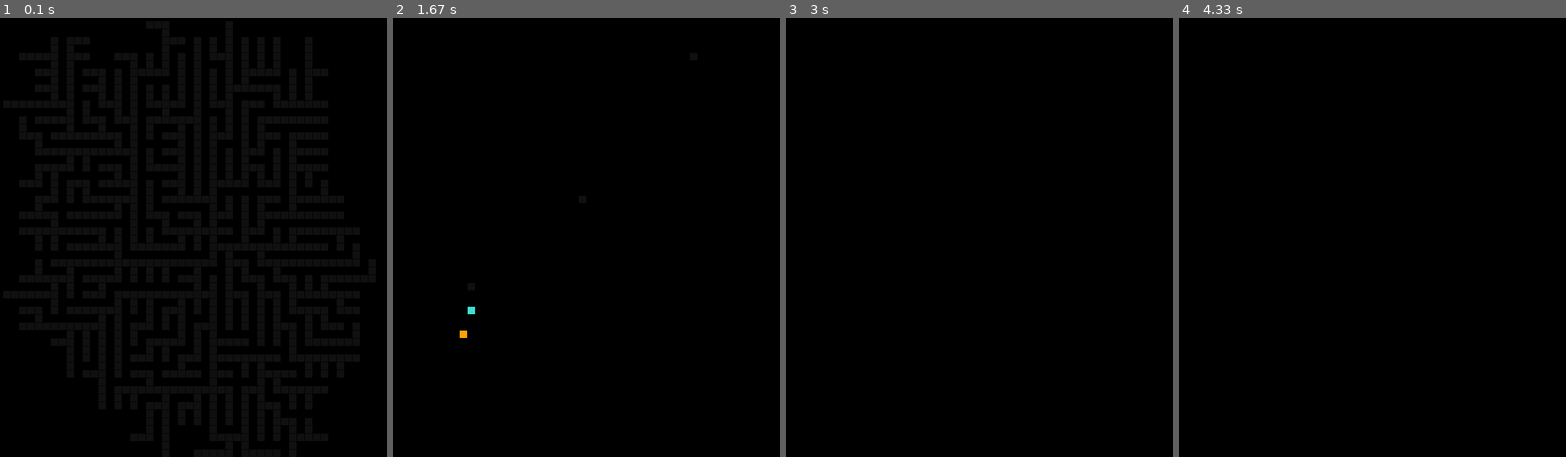
Above: before the commit, frames 1-4 (left to right).
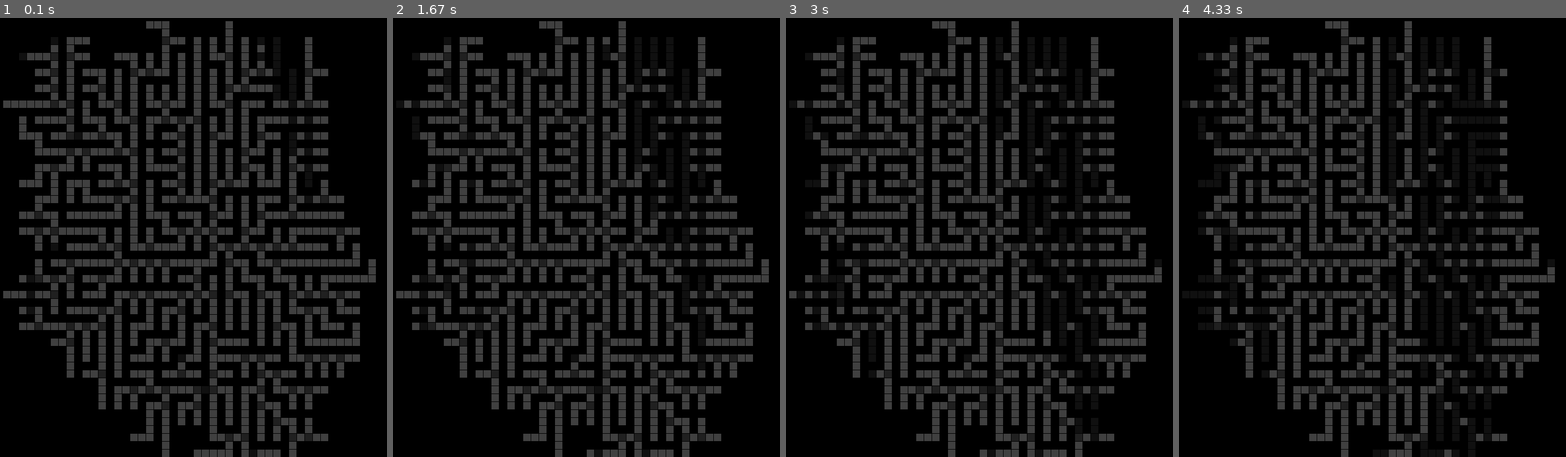
Above: after the commit, the same moments.

Repository: glassbones/pyGame_pathfinding
Game: pygame game, started from main.py
The game is run twice, just before and just after one commit, with the same random seed, the same clock (stepped at 60 frames per second) and the same inputs.
Inputs (mouse positions are in pixels of both pictures, inside the frame that each line leads up to):
- Up to frame 1 (0.1 s): no input
- Up to frame 2 (1.67 s): tap C at 0.33 s; press the mouse at (466, 334) at 0.7 s; move the mouse to (470, 312) at 0.8 s; release the mouse at (470, 285) at 0.93 s; tap Space at 1 s; press the mouse at (466, 334) at 1.37 s; move the mouse to (582, 193) at 1.47 s; release the mouse at (698, 57) at 1.6 s
- Up to frame 3 (3 s): tap C at 2.23, 2.97 s; press the mouse at (859, 334) at 2.6 s; move the mouse to (886, 263) at 2.7 s; release the mouse at (917, 193) at 2.83 s; move the mouse to (875, 237) at 2.93 s
- Up to frame 4 (4.33 s): press the mouse at (1252, 334) at 3.7 s; move the mouse to (1380, 246) at 3.8 s; release the mouse at (1507, 162) at 3.93 s; move the mouse to (1244, 263) at 4.03 s; tap C at 4.07 s

The runs differ from the first frame. In frame 1, 27% of the frame differs, in the area x 0-98%, y 0-100%; in frame 2, 28%; in frame 3, 26%; in frame 4, 23%.

Commit message:
full functionality

Diff:
--- a/codescrap.py
+++ b/codescrap.py
@@ -1,4 +1,8 @@
-import pygame
+
+s1 = set([1,2,3,4])
+s2 = set([1,6,7,4])
+print(s2.difference(s1))
+
 """
 
 pygame.font.init()
--- a/main.py
+++ b/main.py
@@ -1,7 +1,10 @@
+import uuid
 import pygame
 import math
+import random
 from queue import PriorityQueue
 from ast import literal_eval
+
 
 WIDTH = 900
 WIN = pygame.display.set_mode((WIDTH, WIDTH))
@@ -19,11 +22,113 @@
 LIGHT_GREY = (192, 192, 192)
 GREY = (128, 128, 128)
 DARK_GREY = (64, 64, 64)
-DARKER_GREY = (16, 16, 16)
+DARKER_GREY = (32, 32, 32)
+DARKEST_GREY = (16, 16, 16)
 BLACK = (0, 0, 0)
 
 map_file = "maps/main_maze.txt"
 cell_graph=literal_eval(open(map_file, "r").read())
+
+
+def circuit_walk(path):
+    print('circuit walk')
+    seen = set(path)
+    next_circuit_cell = []
+
+    for neighbor in path[-1].neighbors:
+        if not neighbor.is_branch:
+            if neighbor not in seen:
+                next_circuit_cell.append(neighbor)
+
+    if next_circuit_cell == []: return path[-1]
+    if len(next_circuit_cell) == 3: return circuit_compare(next_circuit_cell[0], next_circuit_cell[1], next_circuit_cell[2])
+    if len(next_circuit_cell) == 2: return circuit_compare(next_circuit_cell[0], next_circuit_cell[1])
+    if len(next_circuit_cell) == 1: return next_circuit_cell[0]
+
+def circuit_compare(a, b, c = None):
+    print('circuit_compare')
+    lst = [a,b]
+    if c: lst = [a,b,c]
+    return random.choice(lst)
+    """
+    a_path = [a]
+    b_path = [b]
+    i = 0
+
+    while len(a_path) != i and len(b_path) != i:
+        a_next_circuit_cell = circuit_walk(a_path)
+        b_next_circuit_cell = circuit_walk(b_path)
+
+        if a_next_circuit_cell == a_path -1:
+            if c != None: return circuit_compare(a, c)
+            else: return a
+        if b_next_circuit_cell == b_path -1:
+            if c != None: return circuit_compare(b, c)
+            else: return b
+
+        a_path = a_path.append(a_next_circuit_cell)
+        b_path = b_path.append(b_next_circuit_cell)
+        i += 1
+    """
+
+
+def all_cells_of(graph):
+    [cell.set_id() for row in graph for cell in row]
+    return [cell.id for row in graph for cell in row if cell.color != BLACK]
+
+def get_rooms_with_neighbor_count_of(graph, num):
+    lst = []
+    for row in graph:
+        for cell in row:
+            cell.update_neighbors(graph)
+            if (cell.color != BLACK):
+                if (len(cell.neighbors) == num):
+                    lst.append(cell)
+
+    return lst
+    #return [cell for row in graph for cell in row if len(cell.neighbors) == num]
+
+def find_branches(win, graph, ROWS, width):
+    quads = get_rooms_with_neighbor_count_of(graph, 4)
+    tris = get_rooms_with_neighbor_count_of(graph, 3)
+    duos = get_rooms_with_neighbor_count_of(graph, 2)
+    solos = get_rooms_with_neighbor_count_of(graph, 1)
+    branches = set()
+    forks = set()
+    # itterate prospects
+    # travel through neighbors of each room until you reach a fork
+    # each room will have step count incremented by 1
+    # if a rooms step count is equal to its neighbor count it is will be added to branches
+    # if a rooms step count is equal to its neighbors and its over 2 it will be added to prospects (these are branches within branches)
+    prospects = solos
+    while len(prospects) != 0:
+        new_prospects = set()
+        for prospect in prospects:
+            branches.add(prospect)
+            for neighbor in prospect.neighbors:
+                if neighbor not in branches:
+                    neighbor.steps += 1
+                    branches.add(neighbor)
+                    if len(neighbor.neighbors) == neighbor.steps: # and len(neighbor.neighbors) > 2:
+                        new_prospects.add(neighbor)
+                        #continue
+                    if len(neighbor.neighbors) > 2:
+                        branches.remove(neighbor)
+                        forks.add(neighbor)
+        prospects = new_prospects
+    # add all the forks that didnt make it into the prospects to branches
+    "[branches.add(fork) for fork in forks]"
+    "cell.color = DARKEST_GREY"
+
+    for cell in forks:
+        cell.color = DARKER_GREY
+
+    for cell in branches:
+        draw(win, graph, ROWS, width)
+        cell.color = DARKEST_GREY
+        cell.set_is_branch()
+
+
 
 def load_graph(graph):
     cell_dict = {}
@@ -37,87 +142,71 @@
         if v[1] > scale:
             scale = v[1]
 
-    print(scale)
     return cell_dict
-    """
-    num_rooms = len(room_graph)
-    rooms = [None] * num_rooms
-    grid_size = 1
-    for i in range(0, num_rooms):
-        x = room_graph[i][0][0]
-        grid_size = max(grid_size, room_graph[i][0][0], room_graph[i][0][1])
-        self.rooms[i] = Room(f"Room {i}", f"({room_graph[i][0][0]},{room_graph[i][0][1]})",i, room_graph[i][0][0], room_graph[i][0][1])
-    self.room_grid = []
-    grid_size += 1
-    self.grid_size = grid_size
-    for i in range(0, grid_size):
-        self.room_grid.append([None] * grid_size)
-    for room_id in room_graph:
-        room = self.rooms[room_id]
-        self.room_grid[room.x][room.y] = room
-        if 'n' in room_graph[room_id][1]:
-            self.rooms[room_id].connect_rooms('n', self.rooms[room_graph[room_id][1]['n']])
-        if 's' in room_graph[room_id][1]:
-            self.rooms[room_id].connect_rooms('s', self.rooms[room_graph[room_id][1]['s']])
-        if 'e' in room_graph[room_id][1]:
-            self.rooms[room_id].connect_rooms('e', self.rooms[room_graph[room_id][1]['e']])
-        if 'w' in room_graph[room_id][1]:
-            self.rooms[room_id].connect_rooms('w', self.rooms[room_graph[room_id][1]['w']])
-    self.starting_room = self.rooms[0]
-    """
-
-
+
+
+class Counter:
+    def __init__(self, count):
+        self.count = count
+
+    def increase_by(self, num): self.count = self.count + num
 
 class Cell:
-	def __init__(self, row, col, width, total_rows):
-		self.row = row
-		self.col = col
-		self.x = row * width
-		self.y = col * width
-		self.color = BLACK
-		self.neighbors = []
-		self.width = width
-		self.total_rows = total_rows
+    def __init__(self, row, col, width, total_rows):
+        self.row = row
+        self.col = col
+        self.x = row * width
+        self.y = col * width
+        self.color = BLACK
+        self.neighbors = []
+        self.width = width
+        self.total_rows = total_rows
+        self.steps = 1
+        self.is_branch = False
+        self.is_seen = False
+        self.id = None
 
 	#def is_closed(self): return self.color == GREY
 	#def is_open(self): return self.color == LIGHT_GREY
-	def is_barrier(self): return self.color == BLACK
-	def is_start(self): return self.color == ORANGE
-	def is_target(self): return self.color == TURQUOISE
-
-	def set_none(self): self.color = DARKER_GREY
-	def set_barrier(self): self.color = BLACK
-	def set_start(self): self.color = ORANGE
-	def set_closed(self):
+    def is_barrier(self): return self.color == BLACK
+    def is_start(self): return self.color == ORANGE
+    def is_target(self): return self.color == TURQUOISE
+
+    def set_none(self): self.color = DARK_GREY
+    def set_barrier(self): self.color = BLACK
+    def set_start(self): self.color = ORANGE
+    def set_closed(self):
             if self.color[0] <= 240: self.color = (self.color[0]+16, self.color[1], self.color[2])
             if self.color[1] <= 240: self.color = (self.color[0], self.color[1]+16, self.color[2])
             if self.color[2] <= 240: self.color = (self.color[0], self.color[1], self.color[2]+16)
-	def set_open(self):
+    def set_open(self):
             if self.color[0] <= 240: self.color = (self.color[0]+16, self.color[1], self.color[2])
             if self.color[1] <= 240: self.color = (self.color[0], self.color[1]+16, self.color[2])
             if self.color[2] <= 240: self.color = (self.color[0], self.color[1], self.color[2]+16)
-	def set_target(self): self.color = TURQUOISE
-	def set_path(self): self.color = PURPLE
-
-	def get_pos(self): return self.row, self.col
-	def draw(self, win): pygame.draw.rect(win, self.color, (self.x, self.y, self.width, self.width))
-
-	def update_neighbors(self, grid):
-		self.neighbors = []
-		if self.row < self.total_rows - 1 and not grid[self.row + 1][self.col].is_barrier(): # DOWN
-			self.neighbors.append(grid[self.row + 1][self.col])
-
-		if self.row > 0 and not grid[self.row - 1][self.col].is_barrier(): # UP
-			self.neighbors.append(grid[self.row - 1][self.col])
-
-		if self.col < self.total_rows - 1 and not grid[self.row][self.col + 1].is_barrier(): # RIGHT
-			self.neighbors.append(grid[self.row][self.col + 1])
-
-		if self.col > 0 and not grid[self.row][self.col - 1].is_barrier(): # LEFT
-			self.neighbors.append(grid[self.row][self.col - 1])
-
-	def __lt__(self, other):
-		return False
+    def set_target(self): self.color = TURQUOISE
+    def set_path(self): self.color = PURPLE
+    def set_back_track(self): self.color = RED
+    def set_id(self):
+        if self.id == None: self.id = uuid.uuid1()
+    def set_is_seen(self): self.is_seen = True
+    def set_is_branch(self): self.is_branch = True
+    def get_pos(self): return self.row, self.col
+    def get_active_neighbors(self): return [neighbor for neighbor in self.neighbors if neighbor.color != BLACK]
+    def draw(self, win): pygame.draw.rect(win, self.color, (self.x, self.y, self.width, self.width))
+
+    def update_neighbors(self, grid):
+        self.neighbors = []
+        if self.row < self.total_rows - 1 and not grid[self.row + 1][self.col].is_barrier(): # DOWN
+            self.neighbors.append(grid[self.row + 1][self.col])
+        if self.row > 0 and not grid[self.row - 1][self.col].is_barrier(): # UP
+            self.neighbors.append(grid[self.row - 1][self.col])
+        if self.col < self.total_rows - 1 and not grid[self.row][self.col + 1].is_barrier(): # RIGHT
+            self.neighbors.append(grid[self.row][self.col + 1])
+        if self.col > 0 and not grid[self.row][self.col - 1].is_barrier(): # LEFT
+            self.neighbors.append(grid[self.row][self.col - 1])
+
+    def __lt__(self, other):
+	    return False
 
 
 def h(p1, p2):
@@ -126,57 +215,60 @@
 	return abs(x1 - x2) + abs(y1 - y2)
 
 
-def reconstruct_path(came_from, current, draw):
-	while current in came_from:
-		current = came_from[current]
-		current.set_path()
-		draw()
-
-
-def algorithm(draw, grid, start, target):
-	count = 0
-	open_set = PriorityQueue()
-	open_set.put((0, count, start))
-	came_from = {}
-	g_score = {cell: float("inf") for row in grid for cell in row}
-	g_score[start] = 0
-	f_score = {cell: float("inf") for row in grid for cell in row}
-	f_score[start] = h(start.get_pos(), target.get_pos())
-
-	open_set_hash = {start}
-
-	while not open_set.empty():
-		for event in pygame.event.get():
-			if event.type == pygame.QUIT:
-				pygame.quit()
-
-		current = open_set.get()[2]
-		open_set_hash.remove(current)
-
-		if current == target:
-			reconstruct_path(came_from, target, draw)
-			target.set_target()
-			return True
-
-		for neighbor in current.neighbors:
-			temp_g_score = g_score[current] + 1
-
-			if temp_g_score < g_score[neighbor]:
-				came_from[neighbor] = current
-				g_score[neighbor] = temp_g_score
-				f_score[neighbor] = temp_g_score + h(neighbor.get_pos(), target.get_pos())
-				if neighbor not in open_set_hash:
-					count += 1
-					open_set.put((f_score[neighbor], count, neighbor))
-					open_set_hash.add(neighbor)
-					neighbor.set_open()
-
-		draw()
-
-		if current != start:
-			current.set_closed()
-
-	return False
+def reconstruct_path(came_from, current, draw, counter):
+    while current in came_from:
+        current = came_from[current]
+        #if current.color == PURPLE: current.set_back_track()
+        #else: current.set_path()
+        current.set_path()
+        counter.increase_by(1)
+        draw()
+
+
+def algorithm(draw, grid, start, target, counter):
+    count = 0
+    open_set = PriorityQueue()
+    open_set.put((0, count, start))
+    came_from = {}
+    g_score = {cell: float("inf") for row in grid for cell in row}
+    g_score[start] = 0
+    f_score = {cell: float("inf") for row in grid for cell in row}
+    f_score[start] = h(start.get_pos(), target.get_pos())
+
+    open_set_hash = {start}
+
+    while not open_set.empty():
+        for event in pygame.event.get():
+            if event.type == pygame.QUIT:
+                pygame.quit()
+
+        current = open_set.get()[2]
+        open_set_hash.remove(current)
+
+        if current == target:
+            reconstruct_path(came_from, target, draw, counter)
+            target.set_target()
+            return True
+
+        for neighbor in current.neighbors:
+            temp_g_score = g_score[current] + 1
+
+            if temp_g_score < g_score[neighbor]:
+                came_from[neighbor] = current
+                g_score[neighbor] = temp_g_score
+                f_score[neighbor] = temp_g_score + h(neighbor.get_pos(), target.get_pos())
+                if neighbor not in open_set_hash:
+                    count += 1
+                    open_set.put((f_score[neighbor], count, neighbor))
+                    open_set_hash.add(neighbor)
+                    neighbor.set_open()
+
+        draw()
+
+        if current != start:
+            current.set_closed()
+
+    return False
 
 
 def set_grid(rows, width, preset=None):
@@ -185,7 +277,6 @@
     for i in range(rows):
 	    grid.append([])
 	    for j in range(rows):
-             print(i, j)
              cell = Cell(i, j, gap, rows)
              grid[i].append(cell)
 
@@ -194,7 +285,6 @@
         for k, v in preset.items():
             x = v[0][0] * 2 - 1
             y = v[0][1] * 2 - 1
-            print(x,y)
             grid[x][y].set_none()
             #if k == 0 : grid[x][y].set_start()
             if 'n' in v[1].keys(): grid[x][y+1].set_none()
@@ -236,55 +326,116 @@
 def main(win, width, preset = None, scale = 60):
     ROWS = scale
     grid = set_grid(ROWS, width, preset)
+    find_branches(win, grid, ROWS, width)
     start = None
     target = None
+    seen = set()
+    all_cells = all_cells_of(grid)
+    counter = Counter(0)
 
     run = True
     while run:
-	    draw(win, grid, ROWS, width)
-
-	    for event in pygame.event.get():
-		    if event.type == pygame.QUIT:
-			    run = False
-
-		    if pygame.mouse.get_pressed()[0]: # LEFT
-			    pos = pygame.mouse.get_pos()
-			    row, col = get_clicked_pos(pos, ROWS, width)
-			    cell = grid[row][col]
-			    print(f'[{cell.x}, {cell.y}]')
-			    if not start and cell != target:
-				    start = cell
-				    start.set_start()
-
-			    elif not target and cell != start:
-				    target = cell
-				    target.set_target()
-
-			    elif cell != target and cell != start:
-				    cell.set_none()
-
-		    elif pygame.mouse.get_pressed()[2]: # RIGHT
-			    pos = pygame.mouse.get_pos()
-			    row, col = get_clicked_pos(pos, ROWS, width)
-			    cell = grid[row][col]
-			    cell.set_barrier()
-			    if cell == start:
-				    start = None
-			    elif cell == target:
-				    target = None
-
-		    if event.type == pygame.KEYDOWN:
-			    if event.key == pygame.K_SPACE and start and target:
-				    for row in grid:
-					    for cell in row:
-						    cell.update_neighbors(grid)
-
-				    algorithm(lambda: draw(win, grid, ROWS, width), grid, start, target)
-
-			    if event.key == pygame.K_c:
-				    start = None
-				    target = None
-				    grid = set_grid(ROWS, width)
+        draw(win, grid, ROWS, width)
+
+        for event in pygame.event.get():
+            if event.type == pygame.QUIT:
+                run = False
+
+            if pygame.mouse.get_pressed()[0]: # LEFT
+                pos = pygame.mouse.get_pos()
+                row, col = get_clicked_pos(pos, ROWS, width)
+                cell = grid[row][col]
+                if not start and cell != target:
+	                start = cell
+	                start.set_start()
+
+                elif not target and cell != start:
+	                target = cell
+	                target.set_target()
+
+                elif cell != target and cell != start:
+	                cell.set_none()
+
+            elif pygame.mouse.get_pressed()[2]: # RIGHT
+	            pos = pygame.mouse.get_pos()
+	            row, col = get_clicked_pos(pos, ROWS, width)
+	            cell = grid[row][col]
+	            cell.set_barrier()
+	            if cell == start:
+		            start = None
+	            elif cell == target:
+		            target = None
+
+            if event.type == pygame.KEYDOWN:
+                if event.key == pygame.K_SPACE and start:
+                    # current position is circuit flag
+                    circuit_flag = start
+                    branch_flags = []
+
+                    while len(seen) != len(all_cells):
+
+                        start.set_is_seen()
+                        seen.add(start)
+                        print(f'start is {start.x} , {start.y}')
+                        # if branch flag at current position remove it
+                        branch_flags = [ _ for _ in branch_flags if _ != start ]
+                        # if 2 or more current neighbors are untraveled nodes branch flag here
+                        unseen = [neighbor for neighbor in start.neighbors if not neighbor.is_seen]
+                        if len(unseen) > 1: branch_flags.append(start)
+                        # if 2 or more current neighbors are untraveled circuit nodes circuit flag here
+                        unseen_circuit_cells = [neighbor for neighbor in unseen if not neighbor.is_branch and not neighbor.is_seen]
+                        if len(unseen_circuit_cells) > 1: circuit_flag = start
+
+                        # if no untraveled neighbors, target is last branch flag
+                        print(f'unseen = {[neighbor.x for neighbor in start.neighbors if not neighbor.is_seen]}')
+                        if unseen == []:
+                            if branch_flags != []:
+                                target = branch_flags[-1]
+                            elif branch_flags == []:
+                                # if no branch flag return to circuit flag
+                                if target != start:
+                                    target = circuit_flag
+                                # if current position is circuit flag maze should be complete ???????????
+                                if target == start:
+                                    print('this shouldn\'t print unless everything is explored')
+
+                        # if any neighbor is untraveled branch node target is that node pick node farther from last circuit flag
+                        print(f'unseen = {[neighbor.x for neighbor in start.neighbors if not neighbor.is_seen]}')
+                        if unseen != []:
+                            unseen_branch_cells = [neighbor for neighbor in unseen if neighbor.is_branch]
+                            # this is not optimal, need a tie breaker function that travels shortest dead end first
+                            print(f'unseen branches = {[neighbor for neighbor in unseen if neighbor.is_branch]}')
+                            if unseen_branch_cells != []: target = unseen_branch_cells[0]
+                            else:
+                                print(f'unseen circuits = {[neighbor for neighbor in unseen if not neighbor.is_branch]}')
+                                # if any neighbor is untraveled circuit node target pick optimal path
+                                if len(unseen_circuit_cells) == 4: target = circuit_compare(circuit_compare(unseen_circuit_cells[0],unseen_circuit_cells[1]), circuit_compare(unseen_circuit_cells[2],unseen_circuit_cells[3]))
+                                if len(unseen_circuit_cells) == 3: target = circuit_compare(unseen_circuit_cells[0],unseen_circuit_cells[1],unseen_circuit_cells[2])
+                                if len(unseen_circuit_cells) == 2: target = circuit_compare(unseen_circuit_cells[0],unseen_circuit_cells[1])
+                                else: target = unseen_circuit_cells[0]
+
+                        if len(unseen) == 1: target = unseen[0]
+
+                        for row in grid:
+                            for cell in row:
+                                cell.update_neighbors(grid)
+                        print(f'target is {target.x} , {target.y}')
+                        algorithm(lambda: draw(win, grid, ROWS, width), grid, start, target, counter)
+
+                        start = target
+                        start.color = ORANGE
+                        target = None
+
+
+                print(f'step count = {counter.count}')
+                print(len(all_cells))
+                print(len(seen))
+
+
+                if event.key == pygame.K_c:
+                    start = None
+                    target = None
+                    grid = set_grid(ROWS, width)
 
     pygame.quit()
 
